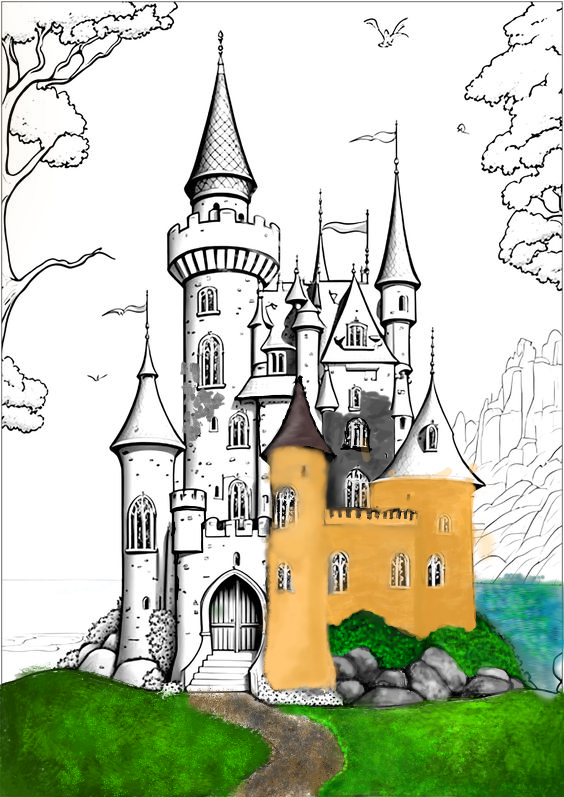
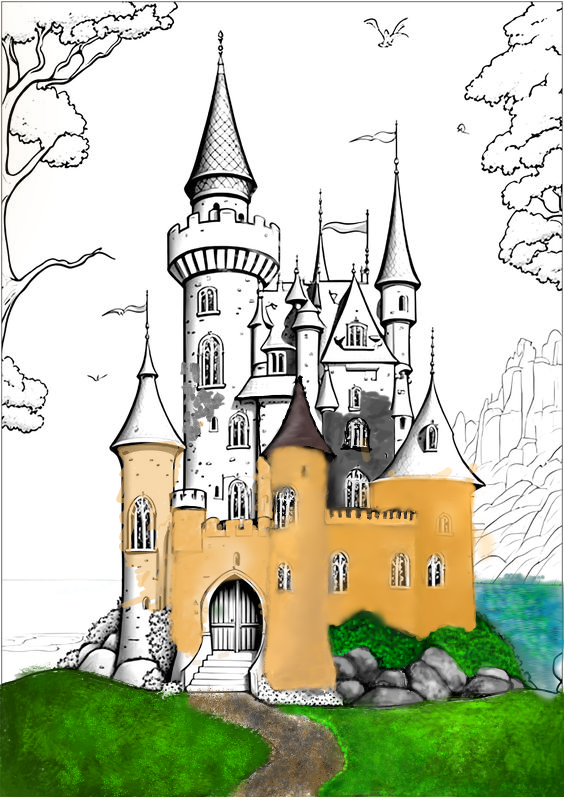
The second 564 x 797 image is a revision of the first. Changes to its layers:
pixels changed over [116, 421, 477, 691] (layer not identified)
